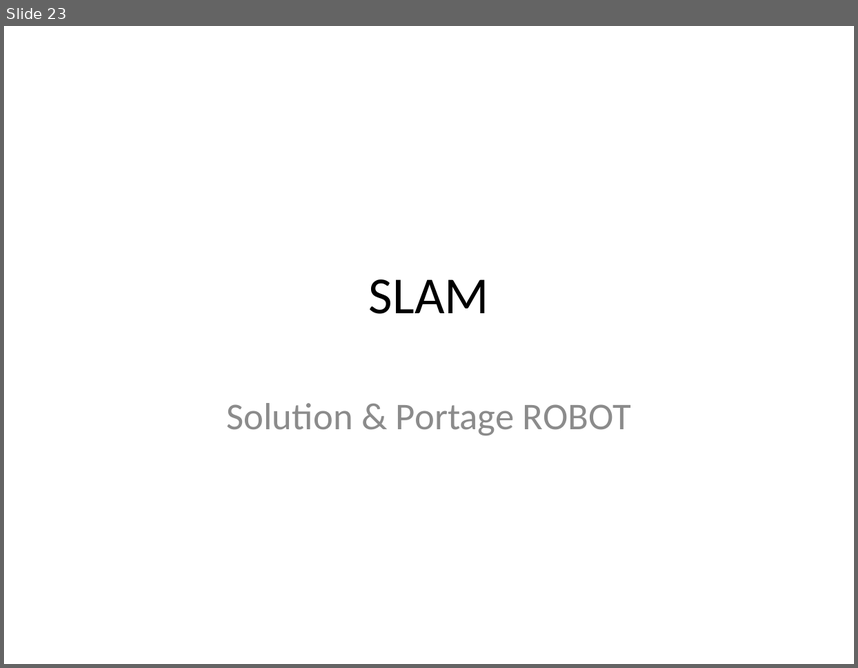
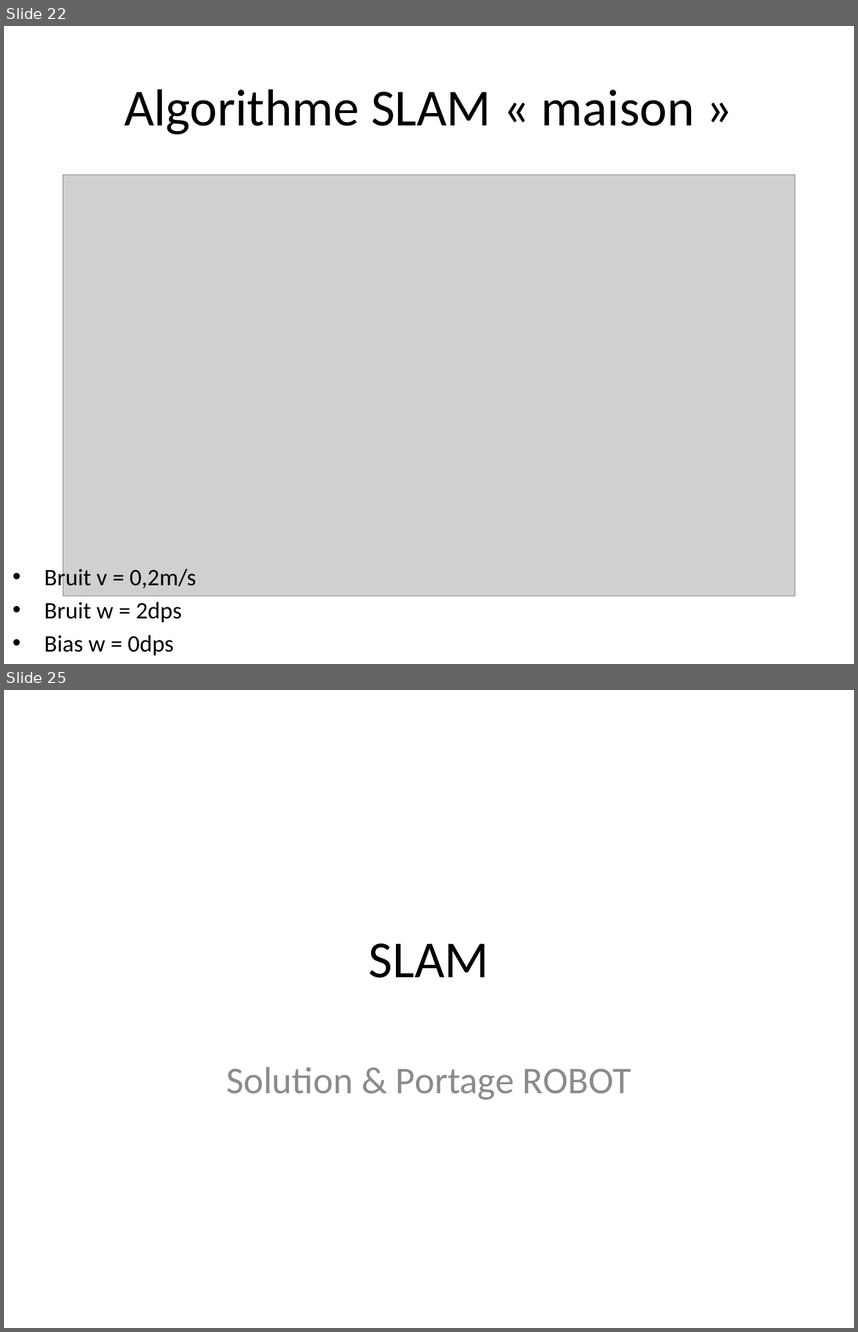
Before and after one commit to pat92fr/Carre92-2020, a slide deck: 60 - Simulator/session SLAM v0.05.pptx. Shown one above the other, each under a label of ours: slide 23 before the commit, slides 22 and 25 after it; the slides between them are not shown. The pictures are 858x668 and 858x1332 pixels, drawn with LibreOffice and Linux fonts; fonts in the diff are those of the drawing; grey boxes stand for pictures. Boxes give left, top, right and bottom in pixels: in the first picture for what was removed or moved away, otherwise in the second. Text is boxed around its words. In the diff, an @@ line names an element or a change of style, - is before the commit and + after.

Commit message:
PR with noise and bias but failure at 5th turn

```diff
--- a/60 - Simulator/session SLAM v0.05.pptx
+++ b/60 - Simulator/session SLAM v0.05.pptx
@@ slide 22 added at [4, 26, 854, 664], background #FFFFFF @@
@@ title added at [124, 89, 695, 134], 44 pt, text #000000 @@
+Algorithme SLAM « maison »
@@ picture added at [63, 175, 795, 595] @@
@@ text added at [44, 566, 197, 655], 20 pt, text #000000 @@
+• Bruit v = 0,2m/s
+• Bruit w = 2dps
+• Bias w = 0dps
@@ what was slide 23 is now slide 25 @@
```
Also in this commit, not shown: 3 slides changed, 1 other slide added, 4 other files.
